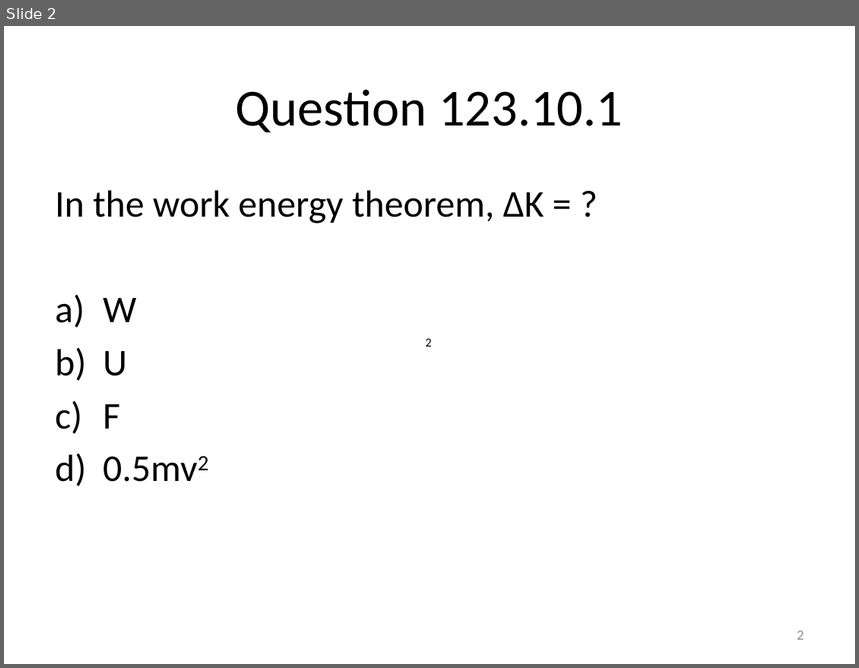
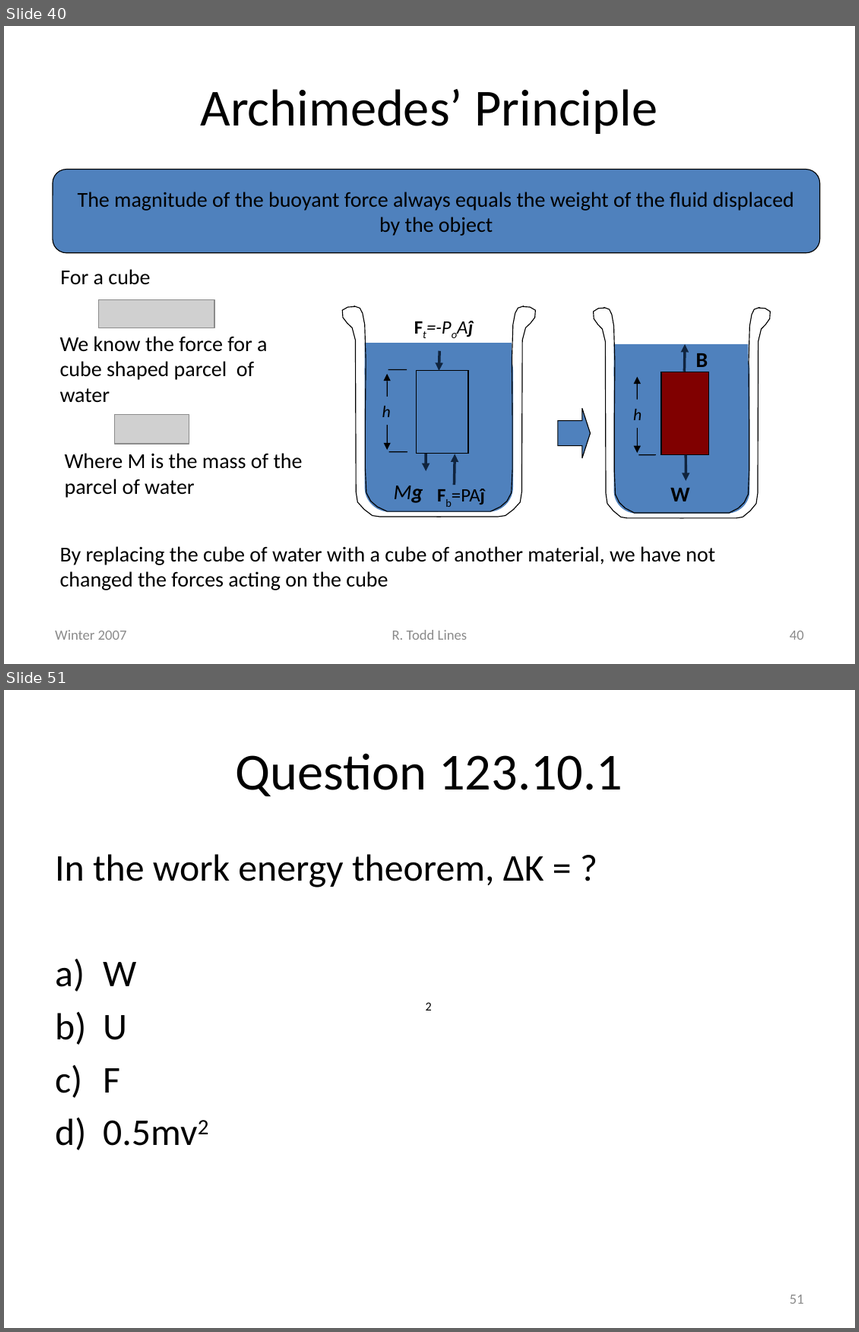
Before and after one commit to rtlines/Introductory-Physics-II, a slide deck: Lecture_Slides/PH 123 Lecture 26.pptx. Shown one above the other, each under a label of ours: slide 2 before the commit, slides 40 and 51 after it; the slides between them are not shown. The pictures are 859x668 and 859x1332 pixels, drawn with LibreOffice and Linux fonts; fonts in the diff are those of the drawing; grey boxes stand for pictures. Boxes give left, top, right and bottom in pixels: in the first picture for what was removed or moved away, otherwise in the second. Text is boxed around its words. In the diff, an @@ line names an element or a change of style, - is before the commit and + after.

```diff
--- a/Lecture_Slides/PH 123 Lecture 26.pptx
+++ b/Lecture_Slides/PH 123 Lecture 26.pptx
@@ slide 40 added at (4, 26, 855, 664), background #FFFFFF @@
@@ title added at (201, 89, 658, 134), 44 pt, text #000000 @@
+Archimedes’ Principle
@@ rounded rectangle added at (53, 169, 820, 252), fill #4F81BD, outline #000000 0.75 pt, 18 pt, text #000000 @@
+The magnitude of the buoyant force always equals the weight of the fluid displaced by the object
@@ text added at (60, 269, 150, 285), 18 pt, text #000000 @@
+For a cube
@@ picture added at (98, 300, 215, 329) @@
@@ text added at (60, 336, 267, 403), 18 pt, text #000000 @@
+We know the force for a cube shaped parcel of water
@@ group added at (343, 306, 535, 517): 4 freeform shapes, 4 texts, 3 arrows, 2 rectangles, 2 lines, 1 rounded rectangle, 1 double arrow @@
+Ft=-PoAĵ
+Mg
+Fb=PAĵ
+h
@@ right arrow added at (558, 408, 591, 458), fill #4F81BD, outline #000000 0.75 pt @@
@@ group added at (594, 308, 770, 518): 4 freeform shapes, 3 texts, 2 rectangles, 2 arrows, 1 rounded rectangle, 1 line, 1 double arrow @@
+W
+B
+h
@@ picture added at (115, 415, 189, 444) @@
@@ text added at (65, 453, 303, 498), 18 pt, text #000000 @@
+Where M is the mass of the parcel of water
@@ text added at (60, 547, 715, 591), 18 pt, text #000000 @@
+By replacing the cube of water with a cube of another material, we have not changed the forces acting on the cube
@@ text added at (55, 630, 127, 640), 12 pt, text #8C8C8C @@
+Winter 2007
@@ text added at (392, 630, 467, 640), 12 pt, text #8C8C8C @@
+R. Todd Lines
@@ page number added at (790, 631, 804, 640), 12 pt, text #8C8C8C @@
+40
@@ what was slide 2 is now slide 51 @@
@@ page number at (790, 1295, 804, 1304): text changed @@
-2
+51
```
Also in this commit, not shown: 49 other slides added, 1 slide removed, 48 other files.
